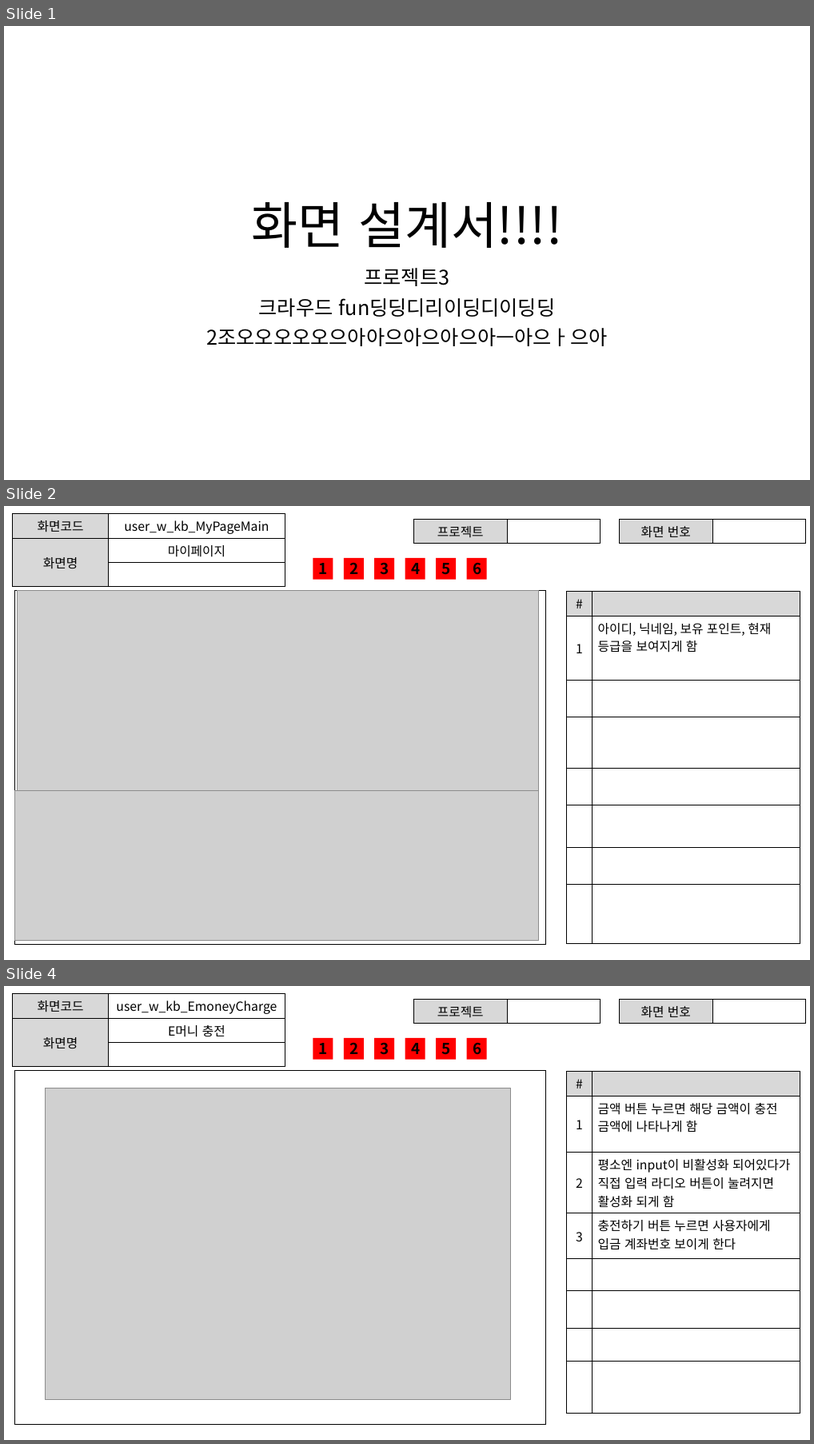
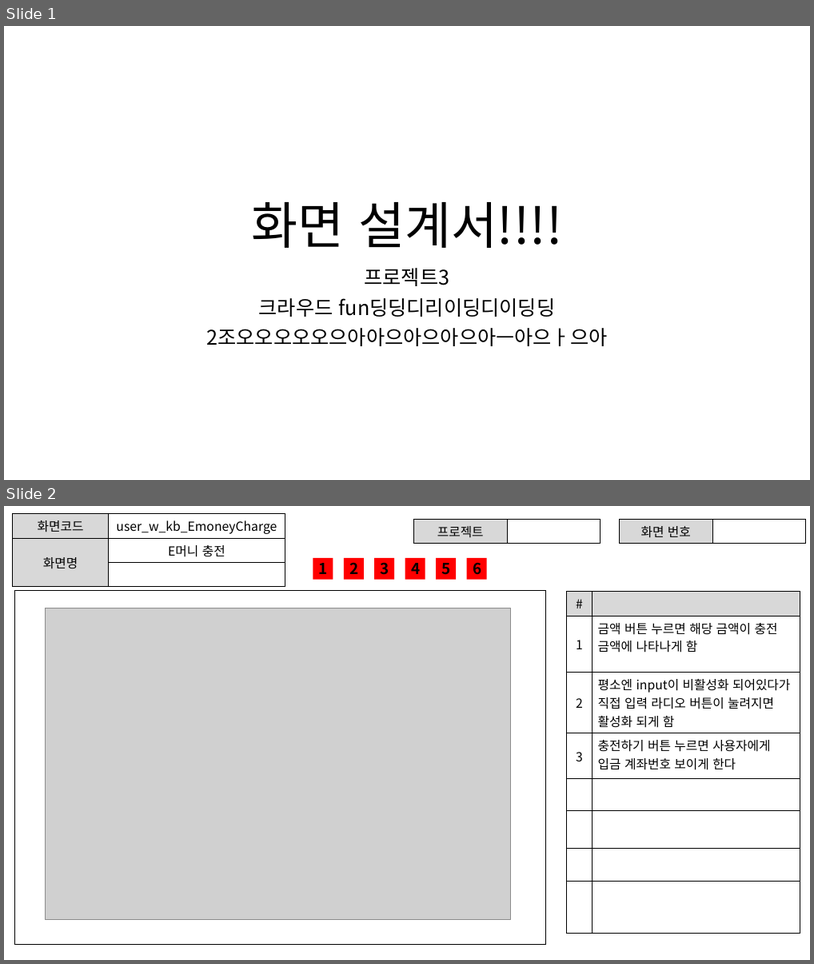
Before and after one commit to ezenteam2/RentalEquip, a slide deck: 0 발표용 파워포인트/0306 1차발표/0306 project04 - 파워포인트 - 기범.pptx. Shown one above the other, each under a label of ours: slides 1, 2 and 4 before the commit, slides 1 and 2 after it; the slides between them are not shown. The pictures are 814x1444 and 814x964 pixels, drawn with LibreOffice and Linux fonts; fonts in the diff are those of the drawing; grey boxes stand for pictures. Boxes give left, top, right and bottom in pixels: in the first picture for what was removed or moved away, otherwise in the second. Text is boxed around its words. In the diff, an @@ line names an element or a change of style, - is before the commit and + after.

```diff
--- a/0 발표용 파워포인트/0306 1차발표/0306 project04 - 파워포인트 - 기범.pptx
+++ b/0 발표용 파워포인트/0306 1차발표/0306 project04 - 파워포인트 - 기범.pptx
@@ slide 2 removed at [4,506,810,960], background #FFFFFF @@
@@ table removed at [13,514,286,577], 3 rows, 2 columns @@
-화면코드 | user_w_kb_MyPageMain
-화면명 | 마이페이지
- | 
@@ table removed at [414,520,601,540], 1 rows, 2 columns @@
-프로젝트 | 
@@ table removed at [620,520,806,541], 1 rows, 2 columns @@
-화면 번호 | 
@@ rectangle removed at [313,558,333,579] @@
-1
@@ rectangle removed at [344,558,364,579] @@
-2
@@ rectangle removed at [375,558,394,579] @@
-3
@@ rectangle removed at [406,558,426,579] @@
-4
@@ rectangle removed at [436,558,456,579] @@
-5
@@ rectangle removed at [466,558,486,579] @@
-6
@@ rectangle removed at [14,590,546,944] @@
@@ picture removed at [18,591,538,792] @@
@@ table removed at [567,592,801,943], 8 rows, 2 columns @@
-# | 
-1 | 아이디, 닉네임, 보유 포인트, 현재 등급을 보여지게 함
- | 
- | 
- | 
- | 
- | 
- | 
@@ picture removed at [15,790,538,940] @@
@@ what was slide 4 is now slide 2 @@
```
Also in this commit, not shown: 4 slides changed, 1 other slide removed.
